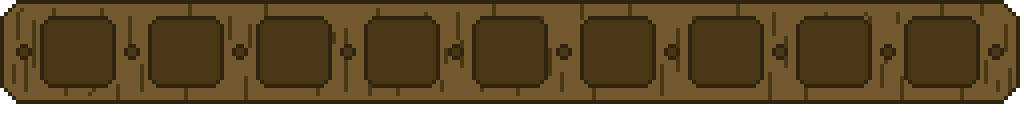
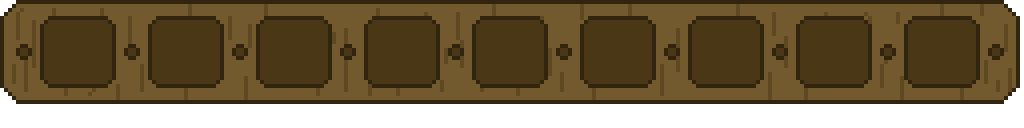
Two versions of the same layered image (1024x128). Layer-by-layer changes:
renamed "New Layer#4" to "New Layer#5", painted on it over [12, 4, 1012, 100]
